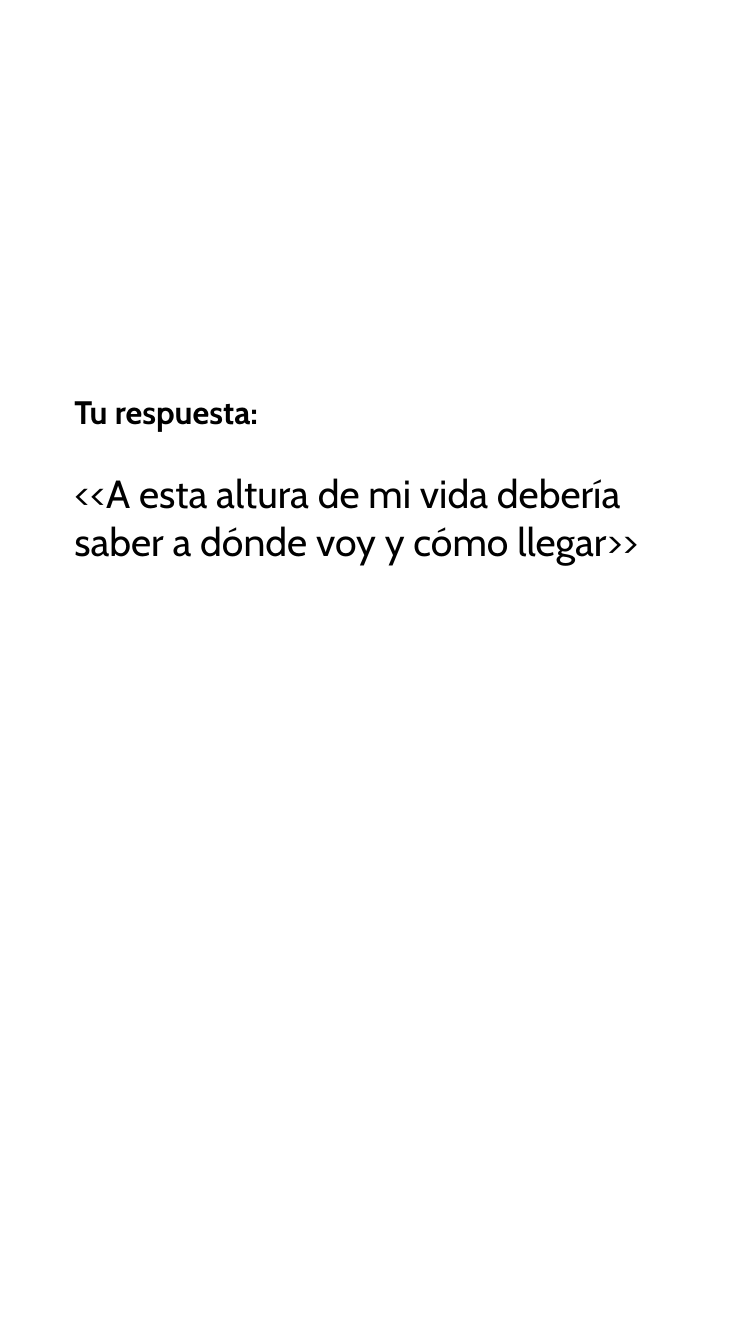
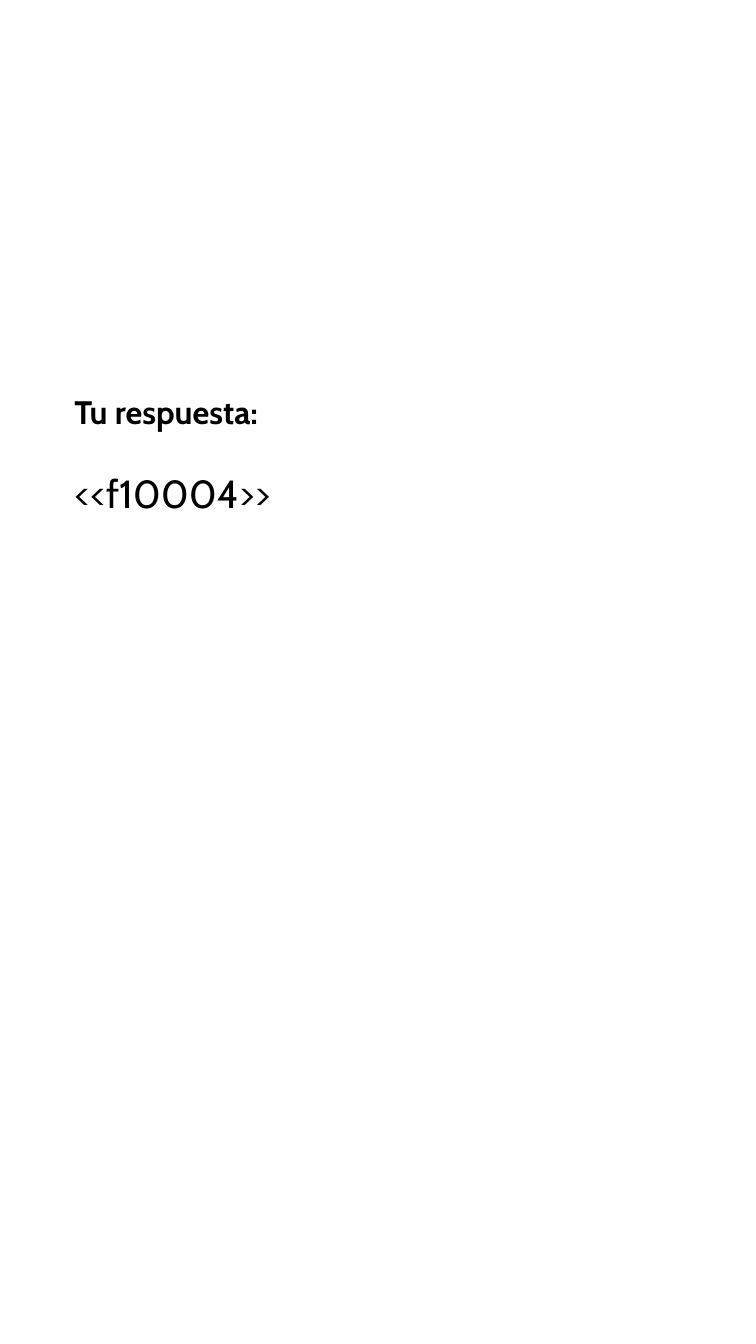
Before and after one commit to gero-educacion/reportgen, a slide deck: slide 5 of assets/template_tu_contexto.pptx. Drawn at 756x1344 pixels with LibreOffice and Linux fonts; fonts in the diff are those of the drawing; background and template pictures are left out. Boxes give left, top, right and bottom in pixels: in the first picture for what was removed or moved away, otherwise in the second. Text is boxed around its words. In the diff, an @@ line names an element or a change of style, - is before the commit and + after.

```diff
--- a/assets/template_tu_contexto.pptx
+++ b/assets/template_tu_contexto.pptx
@@ text at box(74, 478, 270, 509): text changed @@
-<<A esta altura de mi vida debería saber a dónde voy y cómo llegar>>
+<<f10004>>
```
Also in this commit, not shown: 4 other slides changed, 6 slides added, 6 slides removed.
